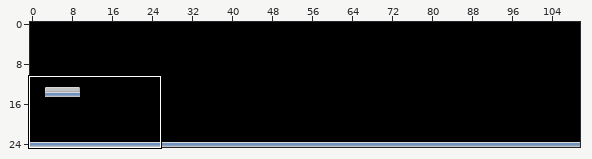
Tiled map, stored at src/assets/world.tmx. The picture above shows the old version from afar; the outline marks the close-up.
Close-up. Earlier state:
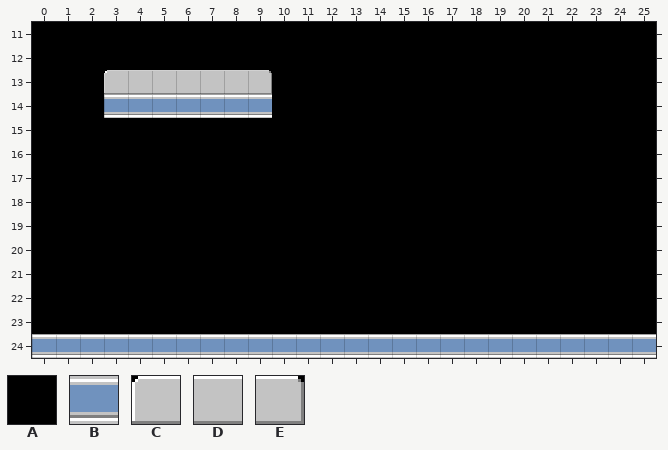
Cells are 16x16 px. Shown: x 0..25, y 11..24. The commit also changed other parts of the map, which this record leaves out.
Key: from "world": A 1, B 2, C 3, D 4, E 5.
_ is an empty cell.
Layers that did not change in this view are not listed.
Layer "level1" before, first column x 0:
11 A_________________________
12 A_________________________
13 A__CDDDDDE________________
14 A__BBBBBBB________________
15 A_________________________
16 A_________________________
17 __________________________
18 __________________________
19 A_________________________
20 A_________________________
21 A_________________________
22 A_________________________
23 A_________________________
24 BBBBBBBBBBBBBBBBBBBBBBBBBB
The same view after the edit:
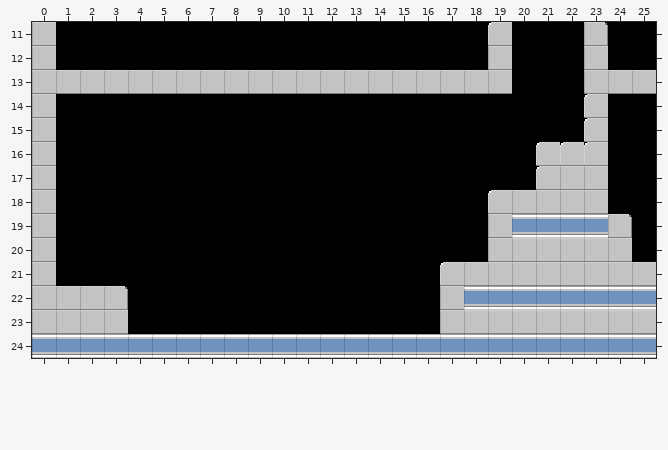
The exact change:
Changed rows in their new state; . is an unchanged cell.
Layer "level1":
first column x 0:
11 D..................C...E..
12 D..................D...D..
13 DDDD.....DDDDDDDDDDD...DDD
14 D..AAAAAAA.............C..
15 D......................C..
16 D....................CCC..
17 D....................CDD..
18 D..................CDDDD..
19 D..................DBBBBE.
20 D..................DDDDDD.
21 D................CDDDDDDDD
22 DDDE.............DBBBBBBBB
23 DDDD.............DDDDDDDDD
Pixel boxes of the changes (left, top, right, bottom) in both close-ups:
changed: (32, 22, 656, 334)
